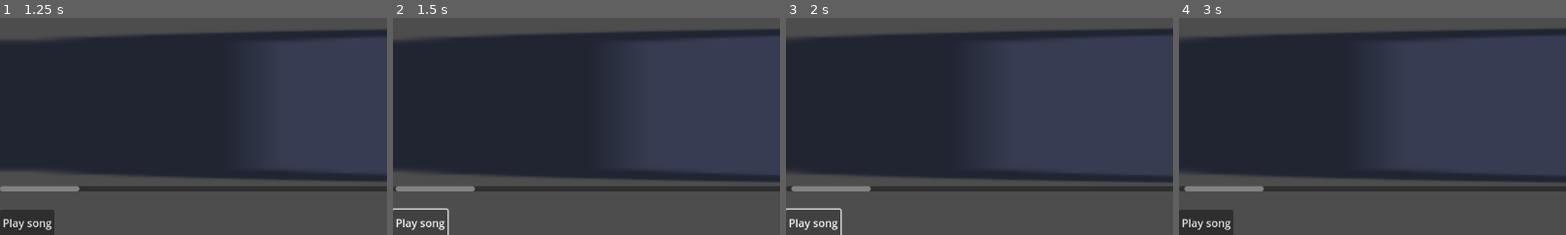
Above: before the commit, frames 1-4 (left to right).
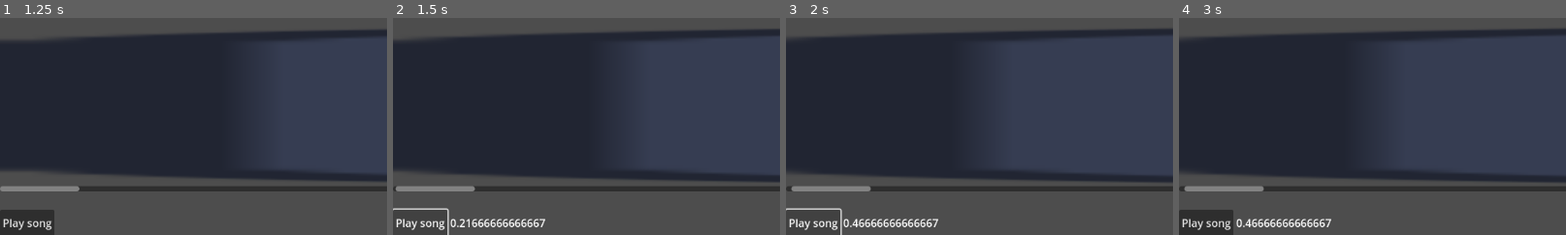
Above: after the commit, the same moments.

Repository: ValorZard/BandGame
Game: Godot game, scene res://src/game_engine/beatmap.tscn
Same seed, same stepped clock (60 frames per second), same inputs: the game is played once before the commit and once after it. The engine's default icon, where the game draws it, is replaced by a stand-in: a white triangle on a blue panel in a dark square.
Inputs:
- Up to frame 1 (1.25 s): click "Edit Beatmap" at 0.5 s
- Up to frame 2 (1.5 s): click "Play song" at 1.25 s
- Up to frame 3 (2 s): no input
- Up to frame 4 (3 s): click "Play song" at 2 s; click "Export" at 2.75 s
The pictures show only the part of the screen within x 0-50%, y 14-64%; the shares and areas given below are measured in that part.

Frame 1 is identical in both runs. In frame 2, 0.6% of the frame differs, in the area x 14-40%, y 92-97%; in frame 3, 0.6%; in frame 4, 0.6%.
Error before the commit: Invalid access to property or key 'music-file' on a base object of type 'Dictionary'. (res://src/mapping_engine/beatmap_maker.gd:161)
Error after the commit: Invalid access to property or key 'music-file' on a base object of type 'Dictionary'. (res://src/mapping_engine/beatmap_maker.gd:164)

Commit message:
scrolling is out of sync with music.

Diff:
--- a/src/mapping_engine/beatmap_maker.gd
+++ b/src/mapping_engine/beatmap_maker.gd
@@ -31,6 +31,8 @@
 
 var timeline_zoom : int = 10
 
+var time_elapsed : float = 0 # keeps track of song playing
+
 # music file
 var path_to_music_file : StringName
 
@@ -69,11 +71,12 @@
 #		i += 1
 
 # Called every frame. 'delta' is the elapsed time since the previous frame.
-func _process(delta):
+func _process(delta : float):
 	# scroll the timeline if a song is playing
 	if $AudioStreamPlayer.playing:
-		$ScrollContainer.set_h_scroll($ScrollContainer.get_h_scroll() + int(delta * length_of_note * timeline_zoom))
-
+		$ScrollContainer.set_h_scroll($ScrollContainer.get_h_scroll() + (delta * length_of_note * timeline_zoom))
+		time_elapsed += delta
+		$PlaySongContainer/PlaySongLabel.text = str(time_elapsed)
 
 func redraw_timeline():
 	for note in note_timeline.note_array:
@@ -221,3 +224,4 @@
 	$AudioStreamPlayer.play()
 	# start playing the timeline from the start
 	$ScrollContainer.set_h_scroll(0)
+	time_elapsed = 0
